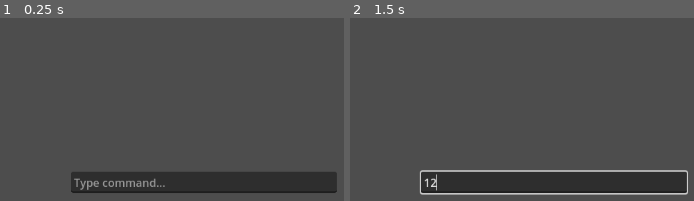
Above: before the commit, frames 1-2 (left to right).
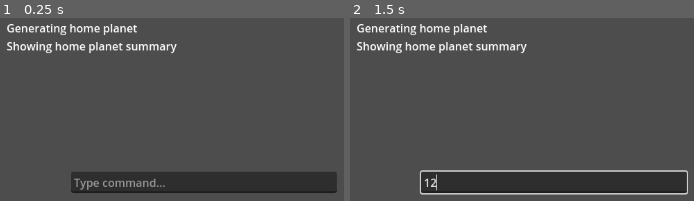
Above: after the commit, the same moments.

Repository: opallo/space-economy
Game: Godot game, scene res://node_2d.tscn
Same seed, same stepped clock (60 frames per second), same inputs: the game is played once before the commit and once after it.
Inputs (mouse positions are in pixels of both pictures, inside the frame that each line leads up to):
- Up to frame 1 (0.25 s): no input
- Up to frame 2 (1.5 s): click (552, 182) at 0.52 s; type "12" at 0.6 s; tap Enter (ui_accept) at 1.25 s; hold Enter (ui_accept) from 1.28 s (still down)

The runs differ from the first frame. In frame 1, 2.2% of the frame differs, in the area x 2-52%, y 3-20%; in frame 2, 2.2%.

Commit message:
Added planet population and happiness levels

Diff:
--- a/Scripts/basic_planet.gd
+++ b/Scripts/basic_planet.gd
@@ -6,13 +6,17 @@
 var planet_size: String
 var planet_conditions: String
 var planet_resources: Dictionary
+var planet_population: int
+var planet_happiness: String
 
-func _init(_name: String, _type: String, _size: String, _conditions: String, _resources: Dictionary):
+func _init(_name: String, _type: String, _size: String, _conditions: String, _resources: Dictionary, _population: int, _happiness: String):
 	planet_name = _name
 	planet_type = _type
 	planet_size = _size
 	planet_conditions = _conditions
 	planet_resources = _resources
+	planet_population = _population
+	planet_happiness = _happiness
 
 #func _init(settings: Dictionary):
 #	planet_name = settings.get("planet_name", "DefaultName")
--- a/Scripts/game_manager.gd
+++ b/Scripts/game_manager.gd
@@ -4,41 +4,37 @@
 @onready var debug_input = $CanvasLayer/LineEdit
 @onready var debug_label = $CanvasLayer/Label
 
-
-# Called when the node enters the scene tree for the first time.
 func _ready():
 	randomize()
-	#var planet_generator = PlanetGenerator.new()
 
+	debug_log("Generating home planet")
 	var home_planet = planet_generator.generate_home_planet()
+	debug_log("Showing home planet summary")
 	show_planet_summary(home_planet)
-
-	#var random_planet = planet_generator.generate_random_planet()
-	#show_planet_summary(random_planet)
-
-	# Process console input
-
 
 func _input(event):
 	if event is InputEventKey and event.pressed:
 		if event.is_action_pressed("ui_accept"):
-			var input_text = debug_input.text  # Assuming you have a TextInput node
+			var input_text = debug_input.text
 			if input_text == "generate":
-				debug_log("generating planet")
+				debug_log("Generating random planet")
 				var new_planet = planet_generator.generate_random_planet()
-				debug_log("showing planet summary")
+				debug_log("Showing random planet summary")
 				show_planet_summary(new_planet)
 				debug_input.select_all()
-				debug_input.clear()  # Clear input
-
+				debug_input.clear()
 
 func show_planet_summary(planet: Planet):
-	print(planet.planet_name)
-	print(planet.planet_type)
-	print(planet.planet_size)
-	print(planet.planet_conditions)
+	print("Name: " + planet.planet_name)
+	print("Type: " + planet.planet_type)
+	print("Size: " + planet.planet_size)
+	print("Conditions: " + planet.planet_conditions)
+	print("Resources: ")
 	print(planet.planet_resources)
-
+	print("Population: ")
+	print(planet.planet_population)
+	print("Happiness: ")
+	print(planet.planet_happiness)
 
 func debug_log(message: String):
 	debug_label.text += message + "\n"
--- a/Scripts/home_planet.gd
+++ b/Scripts/home_planet.gd
@@ -6,3 +6,5 @@
 var HOME_SIZE: String = "Medium"
 var HOME_CONDITIONS: String = "Temperate"
 var HOME_RESOURCES: Dictionary = {"Iron": 1000, "Gold": 500, "Water": 2000, "Coal": 1000}
+var HOME_POPULATION: int = 10
+var HOME_HAPPINESS: String = "Medium"
--- a/Scripts/planet_generator.gd
+++ b/Scripts/planet_generator.gd
@@ -7,7 +7,8 @@
 var planet_sizes = ["Small", "Medium", "Large"]
 var planet_resources = ["Alloys", "Water", "Coal", "Hydrogen", "Uranium", "Silicon"]
 var planet_conditions = ["Temperate", "Arid", "Frozen", "Toxic"]
-
+var planet_population
+var planet_happiness_levels = ["Low", "Medium", "High"]
 
 func generate_home_planet() -> Planet:
 	var settings: HomePlanet = HomePlanet.new()
@@ -16,10 +17,11 @@
 		settings.HOME_TYPE,
 		settings.HOME_SIZE,
 		settings.HOME_CONDITIONS,
-		settings.HOME_RESOURCES
+		settings.HOME_RESOURCES,
+		settings.HOME_POPULATION,
+		settings.HOME_HAPPINESS
 	)
 	return home_planet
-
 
 func generate_random_planet() -> Planet:
 	var planet_name = "Planet_" + str(randi())  # Simple random name
@@ -27,10 +29,11 @@
 	var size = planet_sizes[randi() % planet_sizes.size()]
 	var conditions = planet_conditions[randi() % planet_conditions.size()]
 	var resources = generate_resources()
-	var new_planet = Planet.new(planet_name, type, size, conditions, resources)
+	var population = randi() % 100
+	var happiness = planet_happiness_levels[randi() % planet_happiness_levels.size()]
+	var new_planet = Planet.new(planet_name, type, size, conditions, resources, population, happiness)
 
 	return new_planet
-
 
 func generate_resources() -> Dictionary:
 	var resources = {}
